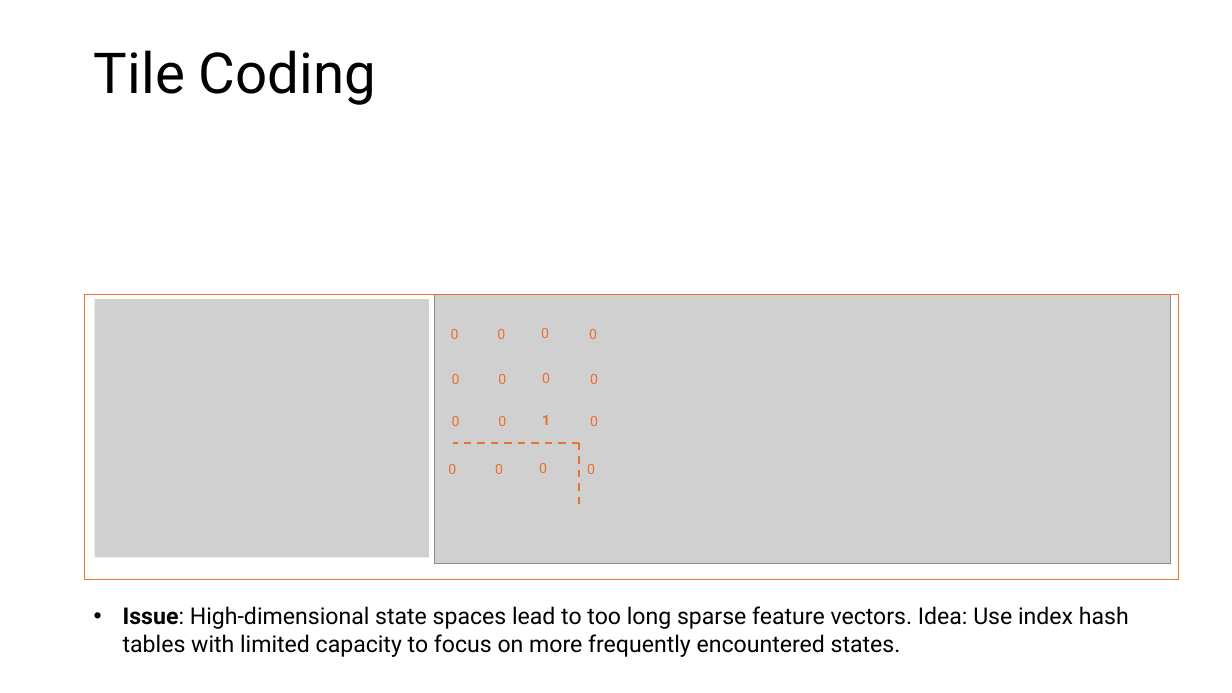
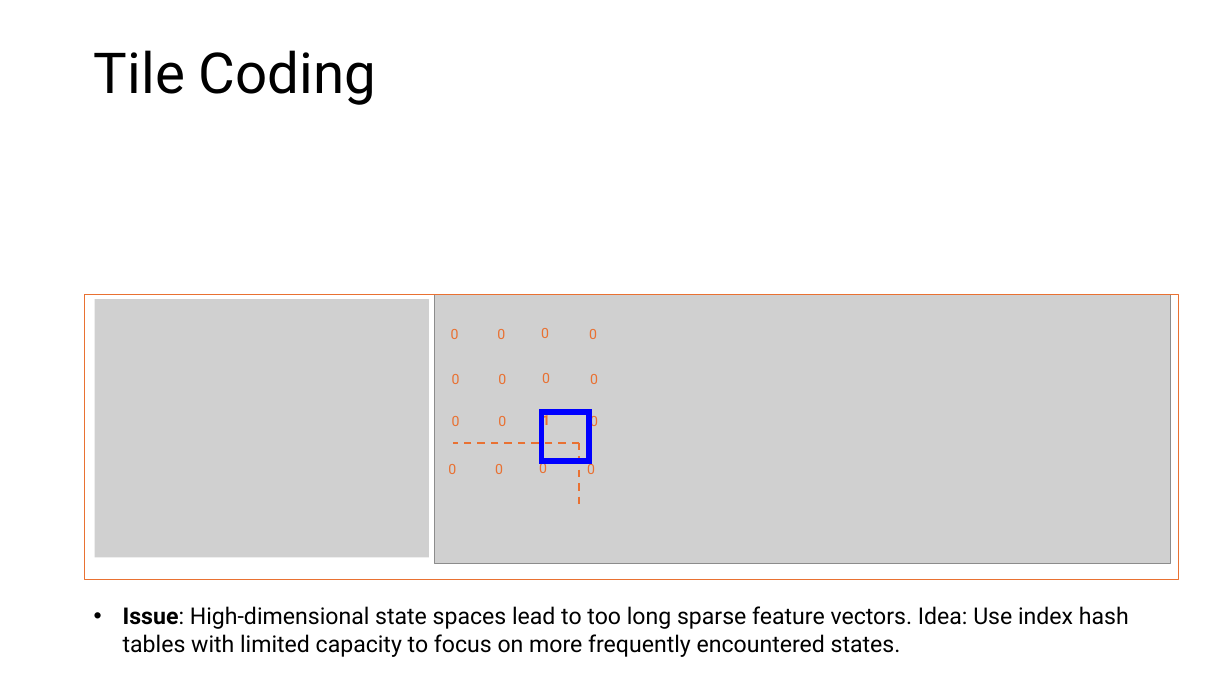
Before and after one commit to mhahsler/Introduction_to_Reinforcement_Learning, a slide deck: slide 26 of slides/Lecture_Chapter09.pptx. Drawn at 1232x693 pixels with LibreOffice and Linux fonts; fonts in the diff are those of the drawing; grey boxes stand for pictures. Boxes give left, top, right and bottom in pixels: in the first picture for what was removed or moved away, otherwise in the second. Text is boxed around its words. In the diff, an @@ line names an element or a change of style, - is before the commit and + after.

```diff
--- a/slides/Lecture_Chapter09.pptx
+++ b/slides/Lecture_Chapter09.pptx
@@ rectangle added at <box>542,412,589,461</box>, outline #0000FF 4.5 pt @@
```
Also in this commit, not shown: 7 other slides changed, 1 other file.
